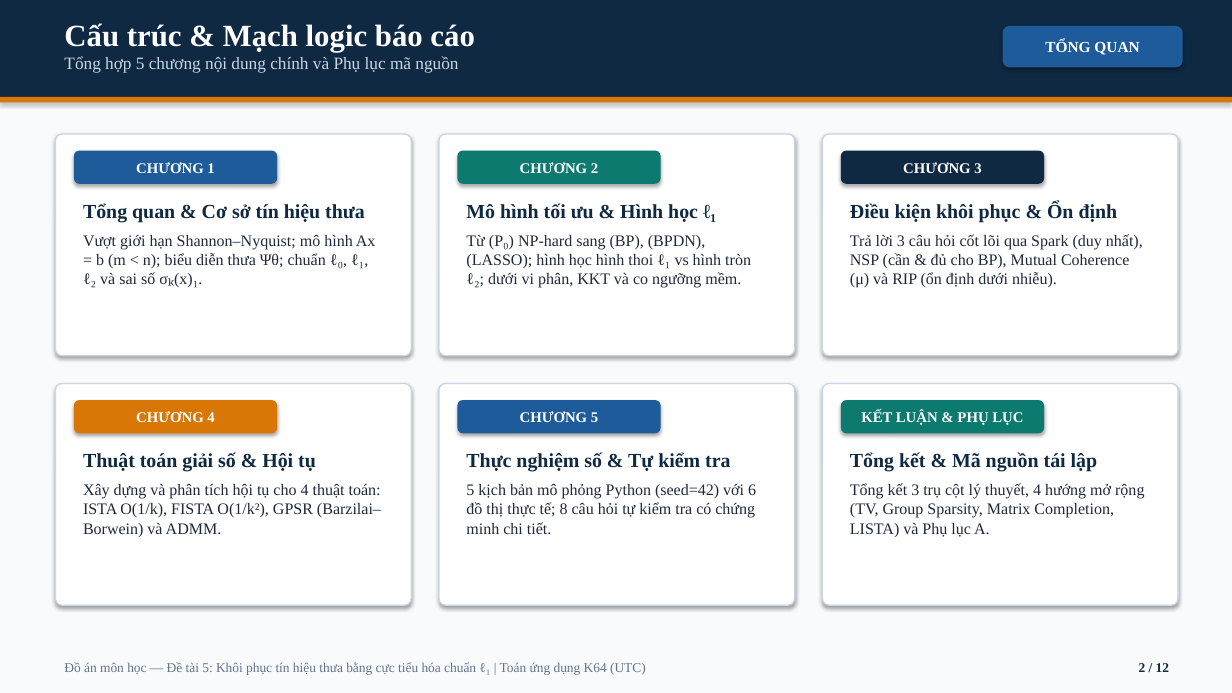
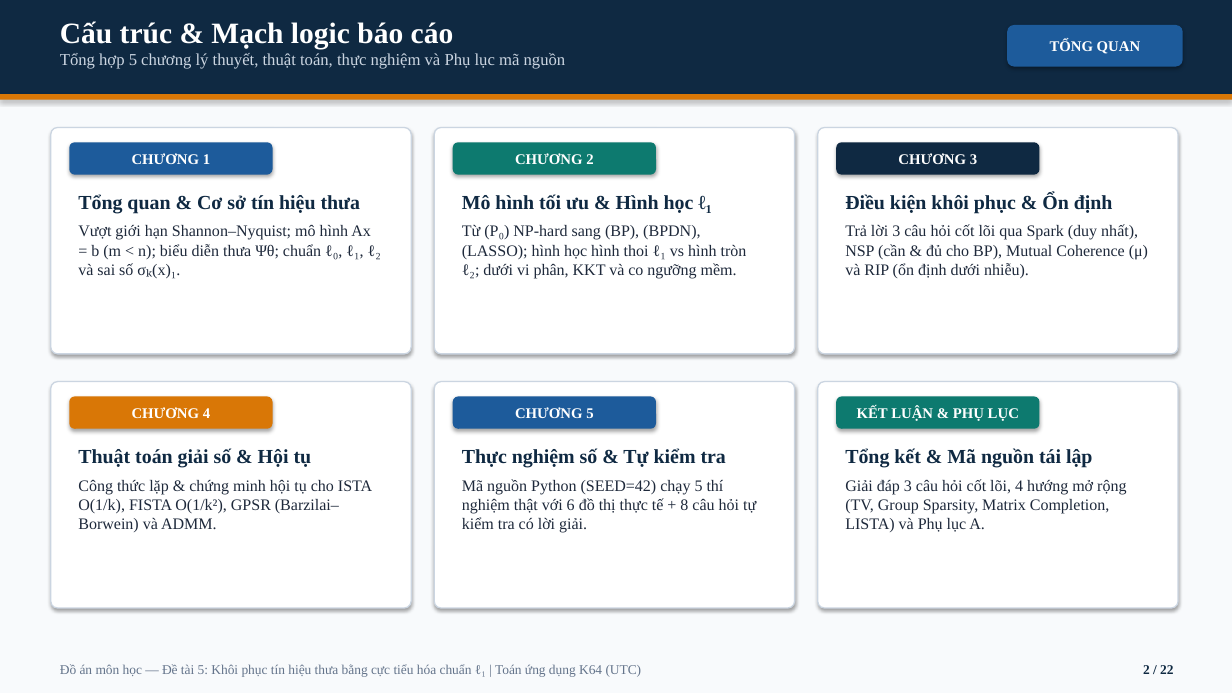
Before and after one commit to Daisme12/Do_an_mon, a slide deck: slide 2 of Thuyet_trinh_De_tai_5.pptx. Drawn at 1232x693 pixels with LibreOffice and Linux fonts; fonts in the diff are those of the drawing. Boxes give left, top, right and bottom in pixels: in the first picture for what was removed or moved away, otherwise in the second. Text is boxed around its words. In the diff, an @@ line names an element or a change of style, - is before the commit and + after.

Commit message:
Mở rộng slide thuyết trình lên 22 trang: đầy đủ công thức toán, code Python và toàn bộ kết quả thực nghiệm

```diff
--- a/Thuyet_trinh_De_tai_5.pptx
+++ b/Thuyet_trinh_De_tai_5.pptx
@@ text at box(60, 21, 454, 49): size 24 to 23 pt in "Cấu trúc & Mạch logic báo cáo" @@
@@ rounded rectangle "TỔNG QUAN": place and size @@
-rounded rectangle "TỔNG QUAN" at box(1003, 26, 1183, 67)
+rounded rectangle "TỔNG QUAN" at box(1007, 25, 1183, 67)
@@ rounded rectangle "TỔNG QUAN" at box(1007, 25, 1183, 67): size 12 to 11.5 pt @@
@@ text at box(60, 53, 566, 69): text changed; size 13.5 to 13 pt @@
-Tổng hợp 5 chương nội dung chính và Phụ lục mã nguồn
+Tổng hợp 5 chương lý thuyết, thuật toán, thực nghiệm và Phụ lục mã nguồn
@@ rounded rectangle: place and size @@
-rounded rectangle at box(55, 134, 411, 356)
+rounded rectangle at box(51, 128, 411, 354)
@@ rounded rectangle: place and size @@
-rounded rectangle at box(439, 134, 795, 356)
+rounded rectangle at box(434, 128, 795, 354)
@@ rounded rectangle: place and size @@
-rounded rectangle at box(823, 134, 1178, 356)
+rounded rectangle at box(818, 128, 1178, 354)
@@ 3 rounded rectangles: place and size @@
-3 rounded rectangles at box(74, 151, 1044, 184)
+3 rounded rectangles at box(69, 142, 1040, 175)
@@ text "Tổng quan & Cơ sở ..." rewrapped from box(83, 203, 376, 288) to box(78, 194, 381, 279) @@
@@ text "Mô hình tối ưu & ...": place and size @@
-text "Mô hình tối ưu & ..." at box(466, 203, 751, 288)
+text "Mô hình tối ưu & ..." at box(462, 194, 747, 279)
@@ text "Điều kiện khôi phục & ..." rewrapped from box(850, 203, 1143, 288) to box(845, 194, 1148, 278) @@
@@ rounded rectangle: place and size @@
-rounded rectangle at box(55, 384, 411, 605)
+rounded rectangle at box(51, 382, 411, 608)
@@ rounded rectangle: place and size @@
-rounded rectangle at box(439, 384, 795, 605)
+rounded rectangle at box(434, 382, 795, 608)
@@ rounded rectangle: place and size @@
-rounded rectangle at box(823, 384, 1178, 605)
+rounded rectangle at box(818, 382, 1178, 608)
@@ 3 rounded rectangles: place and size @@
-3 rounded rectangles at box(74, 400, 1044, 433)
+3 rounded rectangles at box(69, 396, 1040, 429)
@@ text at box(462, 479, 756, 533): text changed @@
-5 kịch bản mô phỏng Python (seed=42) với 6 đồ thị thực tế; 8 câu hỏi tự kiểm tra có chứng minh chi tiết.
+Mã nguồn Python (SEED=42) chạy 5 thí nghiệm thật với 6 đồ thị thực tế + 8 câu hỏi tự kiểm tra có lời giải.
@@ text at box(845, 479, 1126, 532): text changed @@
-Tổng kết 3 trụ cột lý thuyết, 4 hướng mở rộng (TV, Group Sparsity, Matrix Completion, LISTA) và Phụ lục A.
+Giải đáp 3 câu hỏi cốt lõi, 4 hướng mở rộng (TV, Group Sparsity, Matrix Completion, LISTA) và Phụ lục A.
@@ text at box(78, 480, 372, 532): text changed @@
-Xây dựng và phân tích hội tụ cho 4 thuật toán: ISTA O(1/k), FISTA O(1/k²), GPSR (Barzilai–Borwein) và ADMM.
+Công thức lặp & chứng minh hội tụ cho ISTA O(1/k), FISTA O(1/k²), GPSR (Barzilai–Borwein) và ADMM.
@@ text "Đồ án môn học — ...": place and size @@
-text "Đồ án môn học — ..." at box(64, 662, 646, 675)
+text "Đồ án môn học — ..." at box(60, 664, 642, 677)
@@ text at box(1143, 665, 1173, 674): text changed @@
-2 / 12
+2 / 22
```
Also in this commit, not shown: 6 other slides changed, 15 slides added, 5 slides removed.
